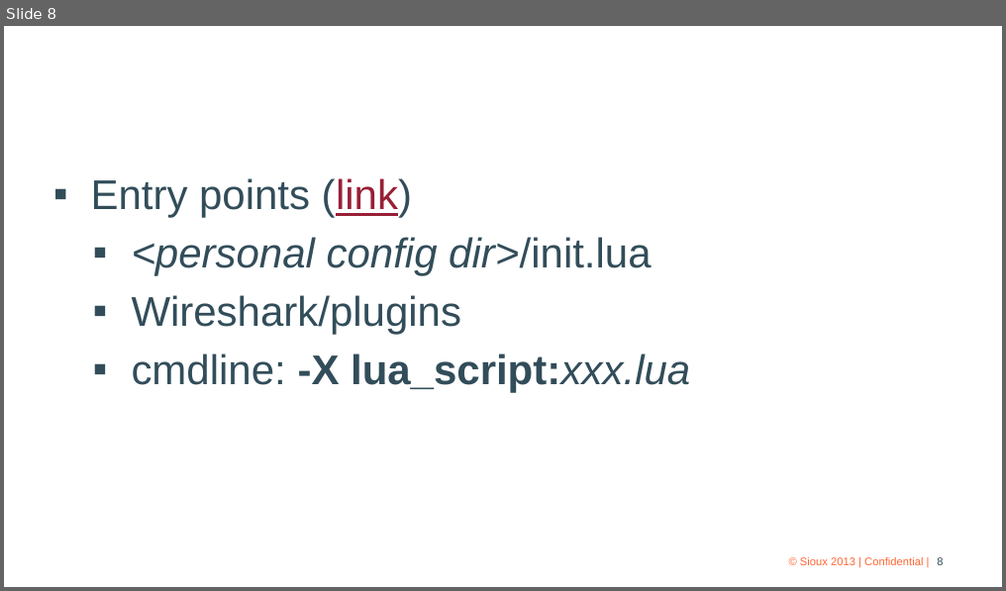
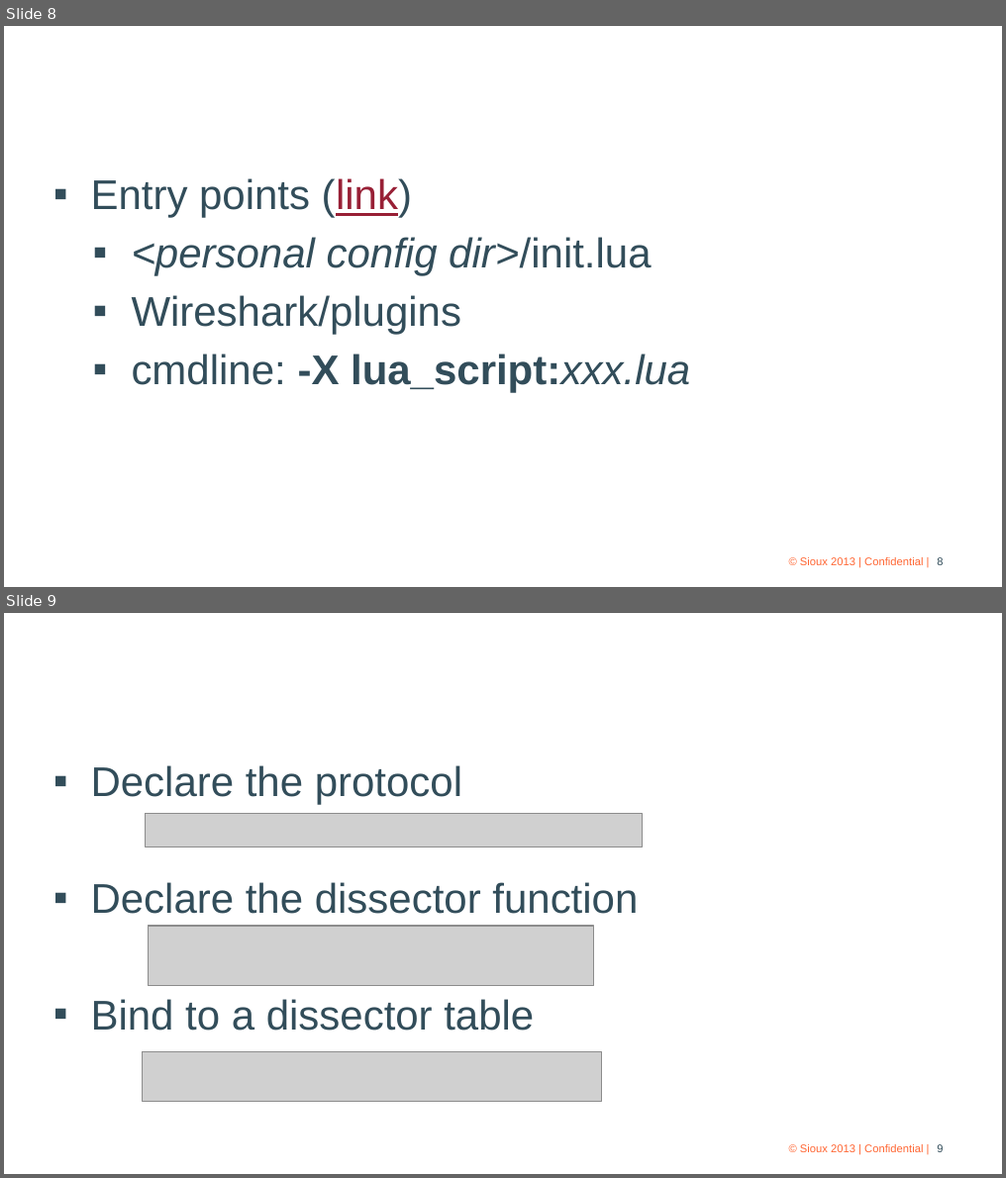
Before and after one commit to xtofl/wiresharkdemo, a slide deck: Lua Wireshark Dissectors.pptx. Shown one above the other, each under a label of ours: slide 8 before the commit, slides 8 and 9 after it. The pictures are 1006x591 and 1006x1178 pixels, drawn with LibreOffice and Linux fonts; fonts in the diff are those of the drawing; grey boxes stand for pictures; background and template pictures are left out. Boxes give left, top, right and bottom in pixels: in the first picture for what was removed or moved away, otherwise in the second. Text is boxed around its words. In the diff, an @@ line names an element or a change of style, - is before the commit and + after.

Commit message:
[doc] declaring the protocol

```diff
--- a/Lua Wireshark Dissectors.pptx
+++ b/Lua Wireshark Dissectors.pptx
@@ slide 9 added at <box>4,613,1002,1174</box>, background picture (left out) @@
@@ text added at <box>91,765,638,1031</box>, 30 pt, text #324D5A @@
+▪ Declare the protocol
+▪ Declare the dissector function
+▪ Bind to a dissector table
@@ picture added at <box>146,814,642,847</box> @@
@@ picture added at <box>148,927,594,986</box> @@
@@ picture added at <box>143,1053,602,1102</box> @@
@@ text added at <box>800,1145,923,1153</box>, 8 pt, text #FF6633 @@
+© Sioux 2013 | Confidential |
@@ page number added at <box>937,1145,943,1153</box>, 8 pt, text #324D5A @@
+9
```
Also in this commit, not shown: 1 slide changed.
